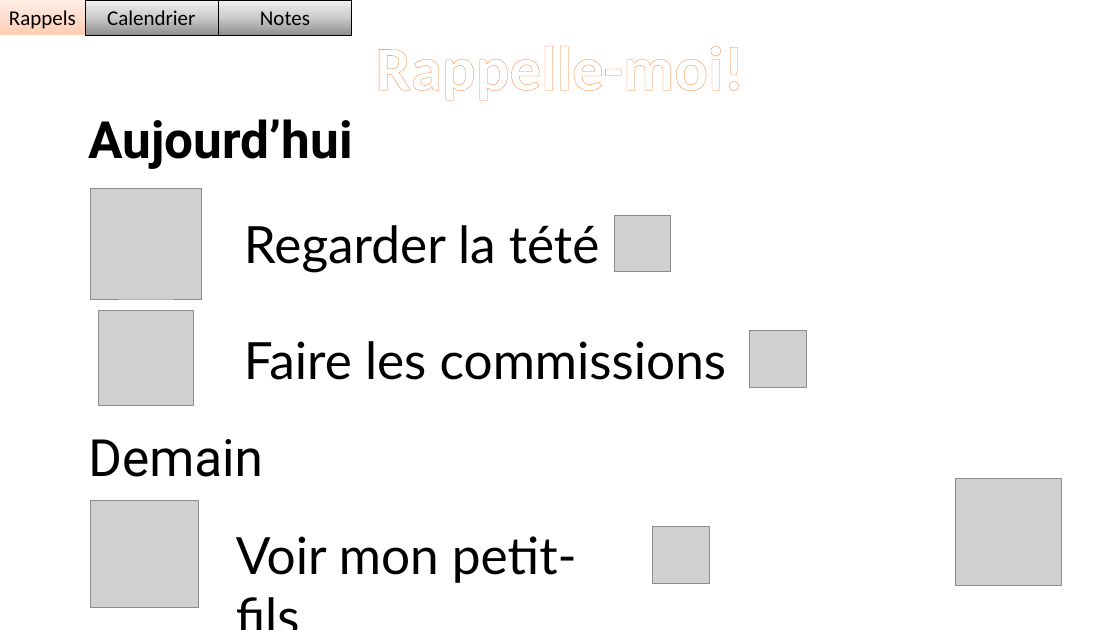
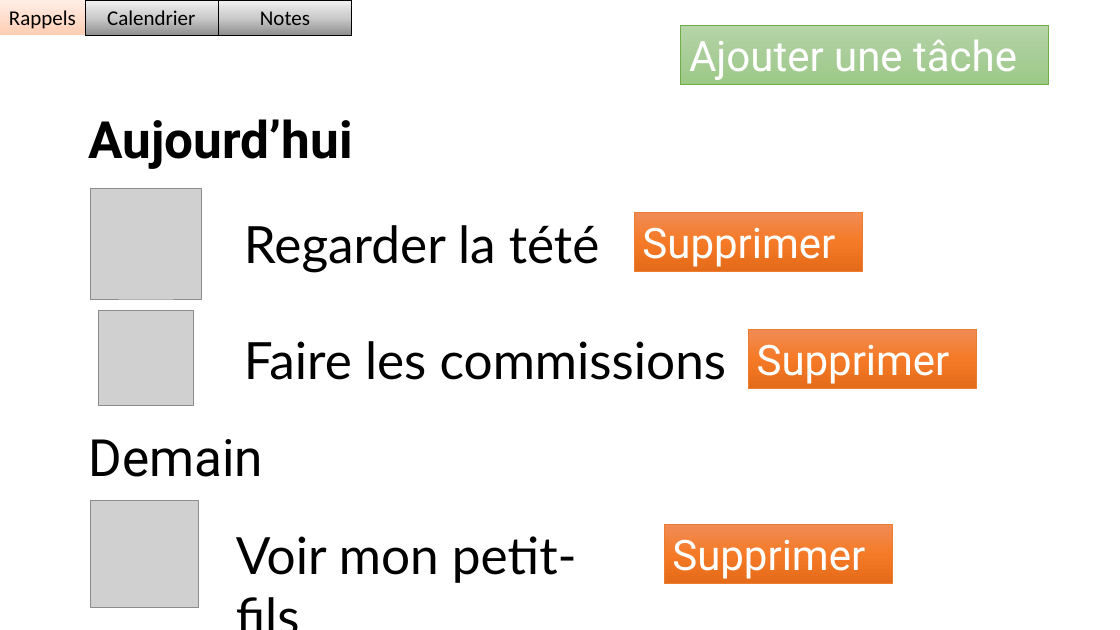
Before and after one commit to Ikewolf77/IHM_Projet, a slide deck: slide 1 of Design/Design.pptx. Drawn at 1120x630 pixels with LibreOffice and Linux fonts; fonts in the diff are those of the drawing; grey boxes stand for pictures. Boxes give left, top, right and bottom in pixels: in the first picture for what was removed or moved away, otherwise in the second. Text is boxed around its words. In the diff, an @@ line names an element or a change of style, - is before the commit and + after.

```diff
--- a/Design/Design.pptx
+++ b/Design/Design.pptx
@@ rectangle added at <box>681,25,1049,85</box>, fill gradient #B5D5A7 to #AACE9A to #9CC987, outline #70AD47 0.5 pt, 36 pt, text #FFFFFF @@
+Ajouter une tâche
@@ text removed at <box>376,46,744,101</box> @@
-Rappelle-moi!
@@ picture removed at <box>614,215,671,272</box> @@
@@ rectangle added at <box>634,212,863,271</box>, fill gradient #F18C57 to #F67B28 to #E56C19, outline #ED7D31 0.5 pt, 36 pt, text #FFFFFF @@
+Supprimer
@@ rectangle added at <box>749,329,977,389</box>, fill gradient #F18C57 to #F67B28 to #E56C19, outline #ED7D31 0.5 pt, 36 pt, text #FFFFFF @@
+Supprimer
@@ picture removed at <box>750,330,807,387</box> @@
@@ picture removed at <box>955,478,1062,586</box> @@
@@ picture removed at <box>653,527,710,584</box> @@
@@ rectangle added at <box>665,524,893,584</box>, fill gradient #F18C57 to #F67B28 to #E56C19, outline #ED7D31 0.5 pt, 36 pt, text #FFFFFF @@
+Supprimer
```
Also in this commit, not shown: 7 other files.
